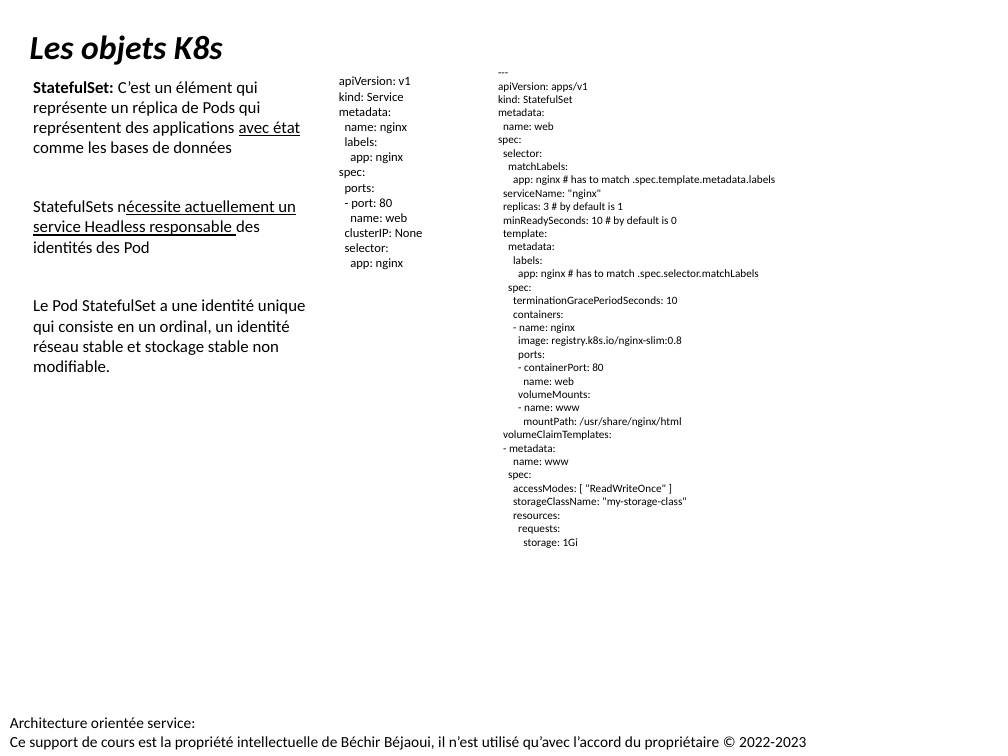
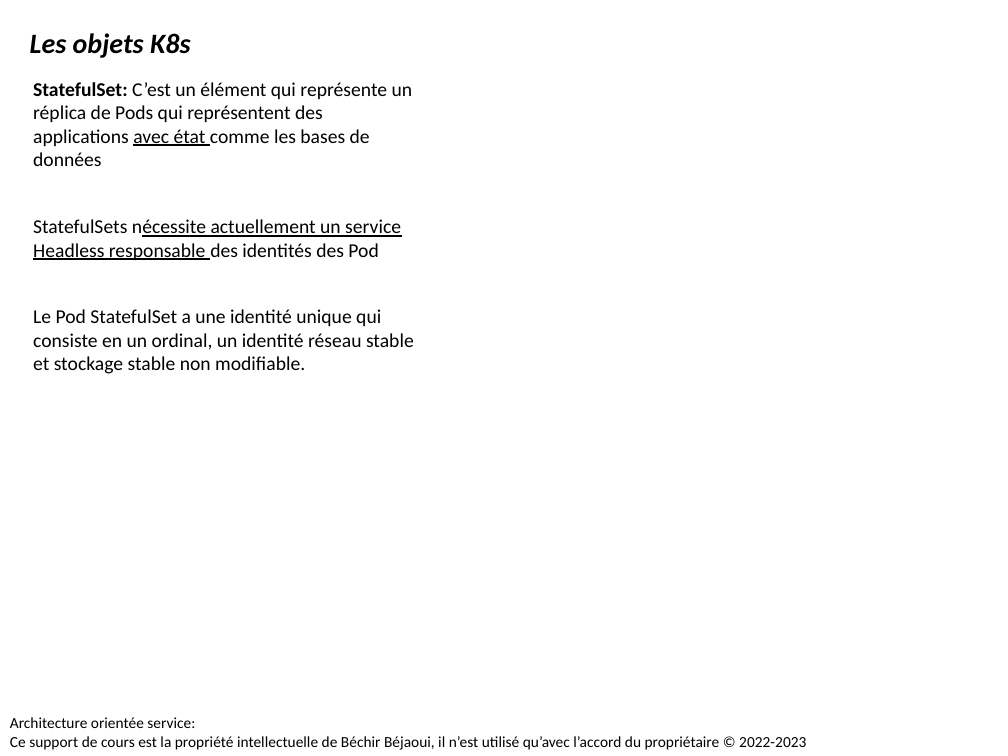
Before and after one commit to bejaouibechir/Devops2024, a slide deck: slide 18 of 5.Kubernetes/1.Les techniques de déploiements avec Kubernetes.pptx. Drawn at 1008x756 pixels with LibreOffice and Linux fonts; fonts in the diff are those of the drawing. Boxes give left, top, right and bottom in pixels: in the first picture for what was removed or moved away, otherwise in the second. Text is boxed around its words. In the diff, an @@ line names an element or a change of style, - is before the commit and + after.

```diff
--- a/5.Kubernetes/1.Les techniques de déploiements avec Kubernetes.pptx
+++ b/5.Kubernetes/1.Les techniques de déploiements avec Kubernetes.pptx
@@ text "Les objets K8s" at [30,33,191,58]: size 24 to 20 pt @@
@@ text "StatefulSet: C’est un élément qui ..." at [33,82,414,374]: size 12 to 14 pt @@
@@ text removed at [339,76,423,269] @@
-apiVersion: v1
-kind: Service
-metadata:
-name: nginx
-labels:
-app: nginx
-spec:
-ports:
-- port: 80
-name: web
-clusterIP: None
-selector:
-app: nginx
@@ text removed at [498,82,775,548] @@
----
-apiVersion: apps/v1
-kind: StatefulSet
-metadata:
-name: web
-spec:
-selector:
-matchLabels:
-app: nginx # has to match .spec.template.metadata.labels
-serviceName: "nginx"
-replicas: 3 # by default is 1
-minReadySeconds: 10 # by default is 0
-template:
-metadata:
-labels:
-app: nginx # has to match .spec.selector.matchLabels
-spec:
-terminationGracePeriodSeconds: 10
-containers:
-- name: nginx
-image: registry.k8s.io/nginx-slim:0.8
-ports:
-- containerPort: 80
-name: web
-volumeMounts:
-- name: www
-mountPath: /usr/share/nginx/html
-volumeClaimTemplates:
-- metadata:
-name: www
-spec:
-accessModes: [ "ReadWriteOnce" ]
-storageClassName: "my-storage-class"
-resources:
-requests:
-storage: 1Gi
```
Also in this commit, not shown: 9 other slides changed, 1 other file.
